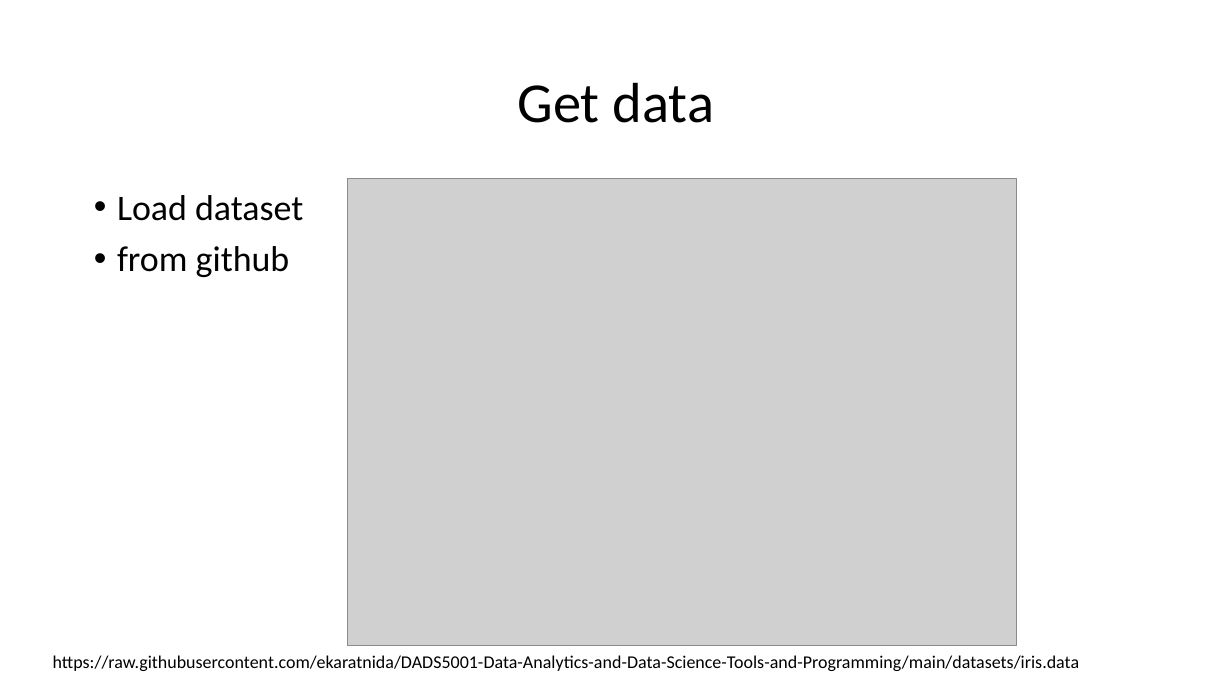
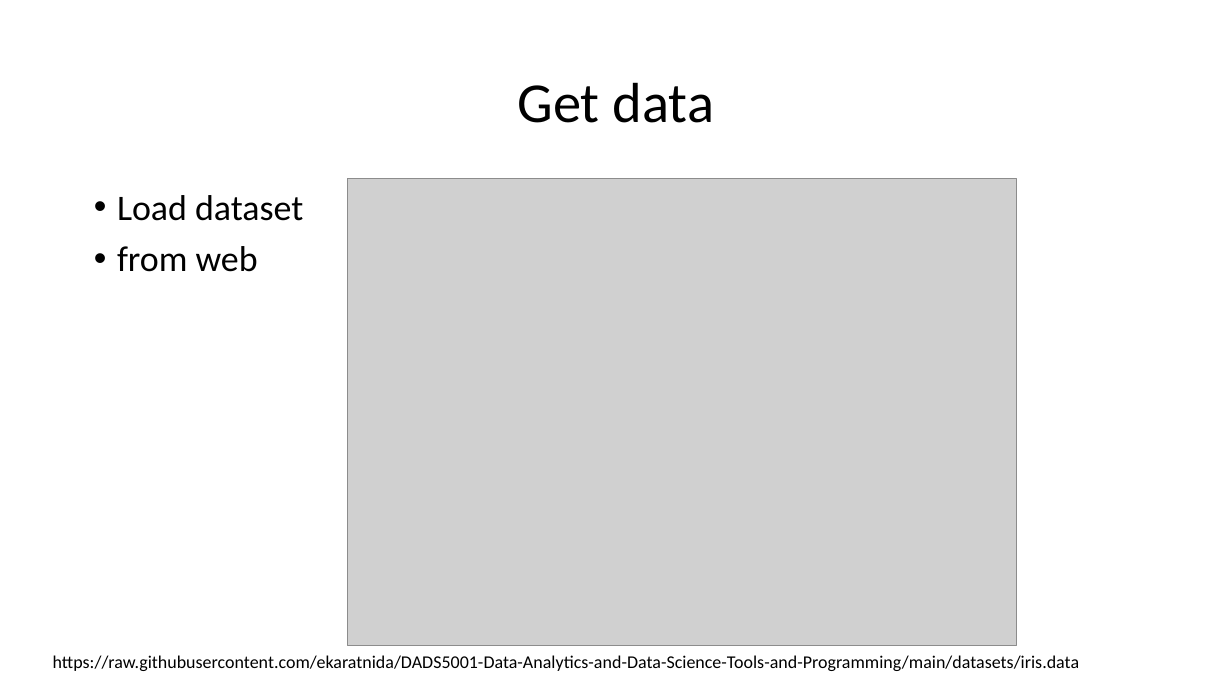
Before and after one commit to kimteespk/DADS5001-Data-Analytics-and-Data-Science-Tools-and-Programming, a slide deck: slide 14 of 12-PowerBI/DSTools-Power-BI.pptx. Drawn at 1232x693 pixels with LibreOffice and Linux fonts; fonts in the diff are those of the drawing; grey boxes stand for pictures. Boxes give left, top, right and bottom in pixels: in the first picture for what was removed or moved away, otherwise in the second. Text is boxed around its words. In the diff, an @@ line names an element or a change of style, - is before the commit and + after.

```diff
--- a/12-PowerBI/DSTools-Power-BI.pptx
+++ b/12-PowerBI/DSTools-Power-BI.pptx
@@ text at (117,246,258,272): text changed @@
-• from github
+• from web
```
Also in this commit, not shown: 5 other slides changed.
